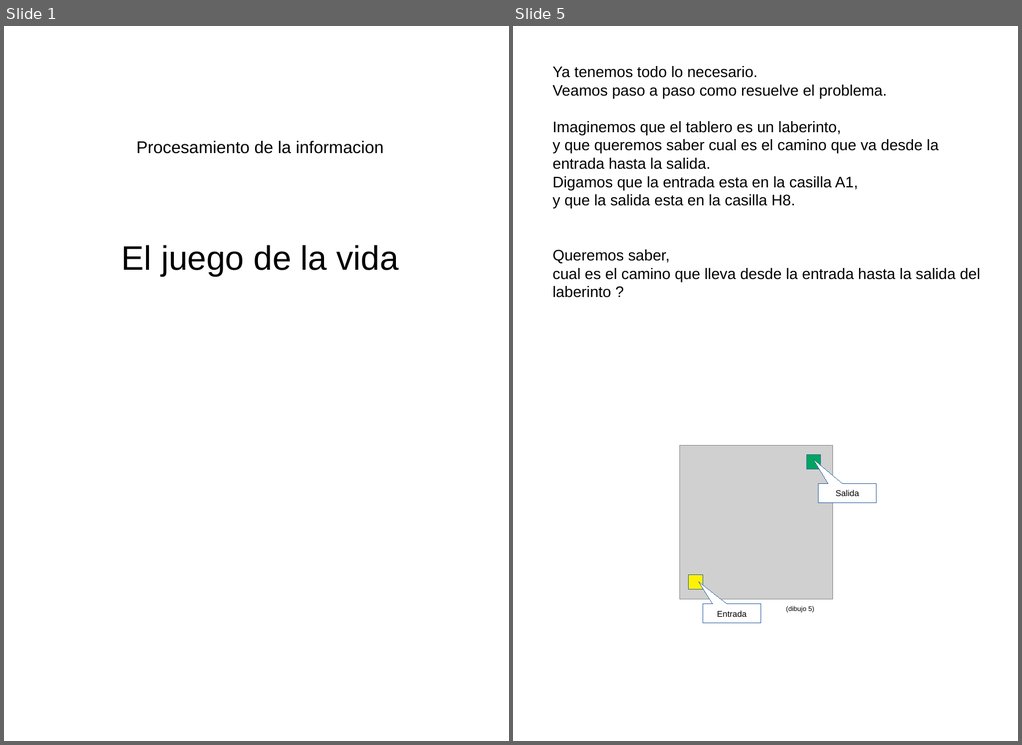
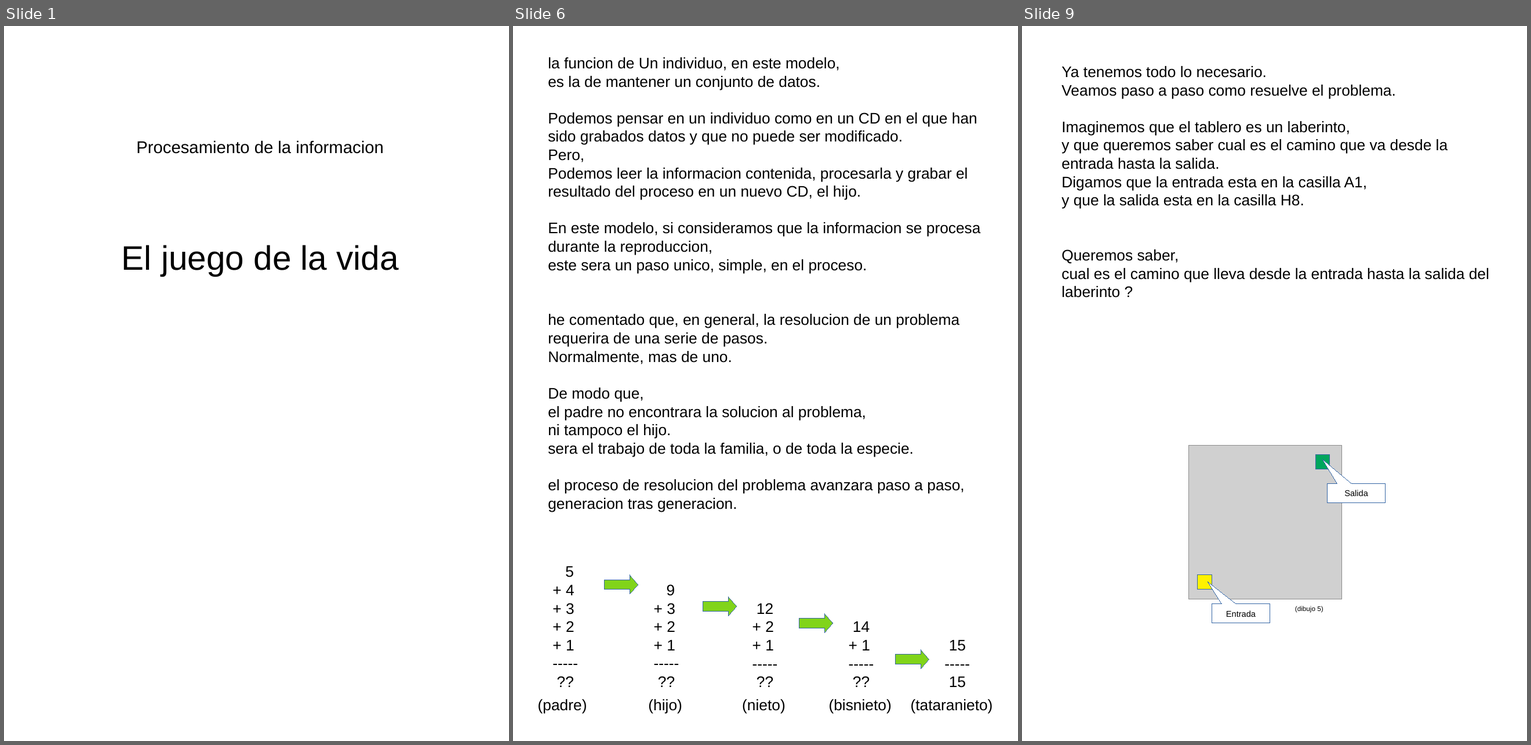
Before and after one commit to fabhrius/La-Cosa, a slide deck: capitulos/Procesamiento de la informacion/Procesamiento de la informacion.odp. Shown side by side, each under a label of ours: slides 1 and 5 before the commit, slides 1, 6 and 9 after it; the slides between them are not shown. The pictures are 1022x745 and 1531x745 pixels, drawn with LibreOffice and Linux fonts; fonts in the diff are those of the drawing; grey boxes stand for pictures. Boxes give left, top, right and bottom in pixels: in the first picture for what was removed or moved away, otherwise in the second. Text is boxed around its words. In the diff, an @@ line names an element or a change of style, - is before the commit and + after.

Commit message:
procesamiento de la informacion - borrador completo

```diff
--- a/capitulos/Procesamiento de la informacion/Procesamiento de la informacion.odp
+++ b/capitulos/Procesamiento de la informacion/Procesamiento de la informacion.odp
@@ slide 6 added at bbox=[513, 26, 1018, 741], background #FFFFFF @@
@@ text added at bbox=[548, 57, 981, 493], 18 pt, text #000000 @@
+la funcion de Un individuo, en este modelo,
+es la de mantener un conjunto de datos.
+Podemos pensar en un individuo como en un CD en el que han sido grabados datos y que no puede ser modificado.
+Pero,
+Podemos leer la informacion contenida, procesarla y grabar el resultado del proceso en un nuevo CD, el hijo.
+En este modelo, si consideramos que la informacion se procesa durante la reproduccion,
+este sera un paso unico, simple, en el proceso.
+he comentado que, en general, la resolucion de un problema requerira de una serie de pasos.
+Normalmente, mas de uno.
+De modo que,
+el padre no encontrara la solucion al problema,
+ni tampoco el hijo.
+sera el trabajo de toda la familia, o de toda la especie.
+el proceso de resolucion del problema avanzara paso a paso,
+generacion tras generacion.
@@ text added at bbox=[565, 566, 574, 650], 18 pt, text #000000 @@
+5
++ 4
++ 3
++ 2
++ 1
+-----
+??
@@ right arrow added at bbox=[605, 575, 638, 593], fill #81D41A, outline #3465A4 0 pt @@
@@ text added at bbox=[667, 584, 675, 650], 18 pt, text #000000 @@
+9
++ 3
++ 2
++ 1
+-----
+??
@@ right arrow added at bbox=[703, 596, 736, 615], fill #81D41A, outline #3465A4 0 pt @@
@@ text added at bbox=[757, 603, 774, 650], 18 pt, text #000000 @@
+12
++ 2
++ 1
+-----
+??
@@ right arrow added at bbox=[800, 613, 833, 632], fill #81D41A, outline #3465A4 0 pt @@
@@ text added at bbox=[853, 621, 870, 650], 18 pt, text #000000 @@
+14
++ 1
+-----
+??
@@ right arrow added at bbox=[895, 649, 929, 668], fill #81D41A, outline #3465A4 0 pt @@
@@ text added at bbox=[949, 640, 966, 687], 18 pt, text #000000 @@
+15
+-----
+15
@@ text added at bbox=[538, 699, 587, 713], 18 pt, text #000000 @@
+(padre)
@@ text added at bbox=[648, 699, 682, 713], 18 pt, text #000000 @@
+(hijo)
@@ text added at bbox=[742, 699, 786, 713], 18 pt, text #000000 @@
+(nieto)
@@ text added at bbox=[829, 699, 892, 713], 18 pt, text #000000 @@
+(bisnieto)
@@ text added at bbox=[911, 699, 993, 713], 18 pt, text #000000 @@
+(tataranieto)
@@ what was slide 5 is now slide 9 @@
```
Also in this commit, not shown: 2 slides changed, 3 other slides added, 1 other file.
